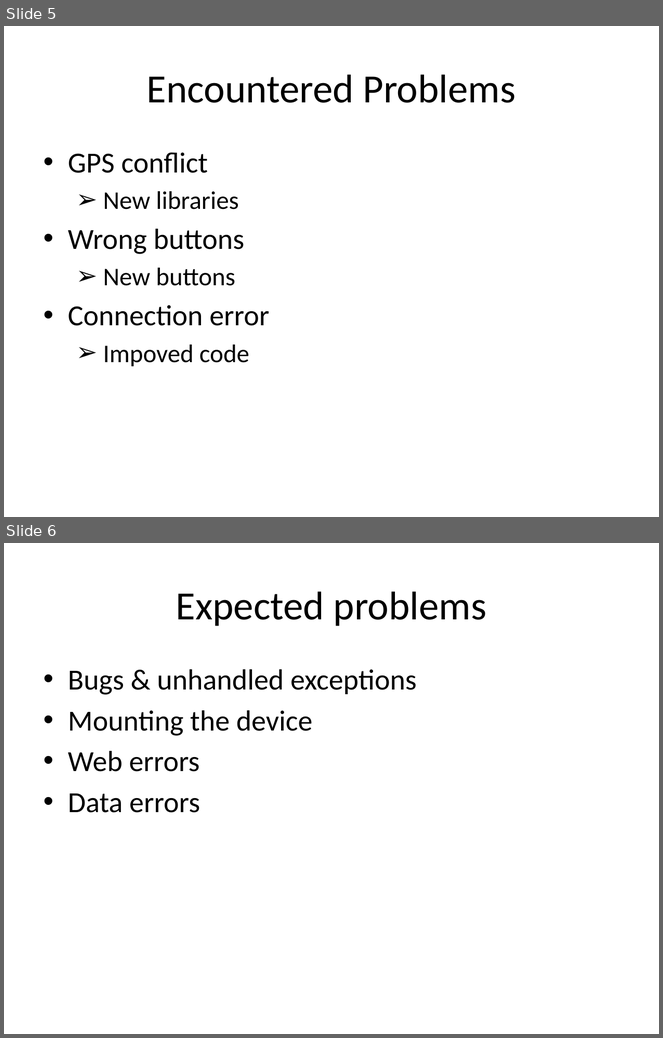
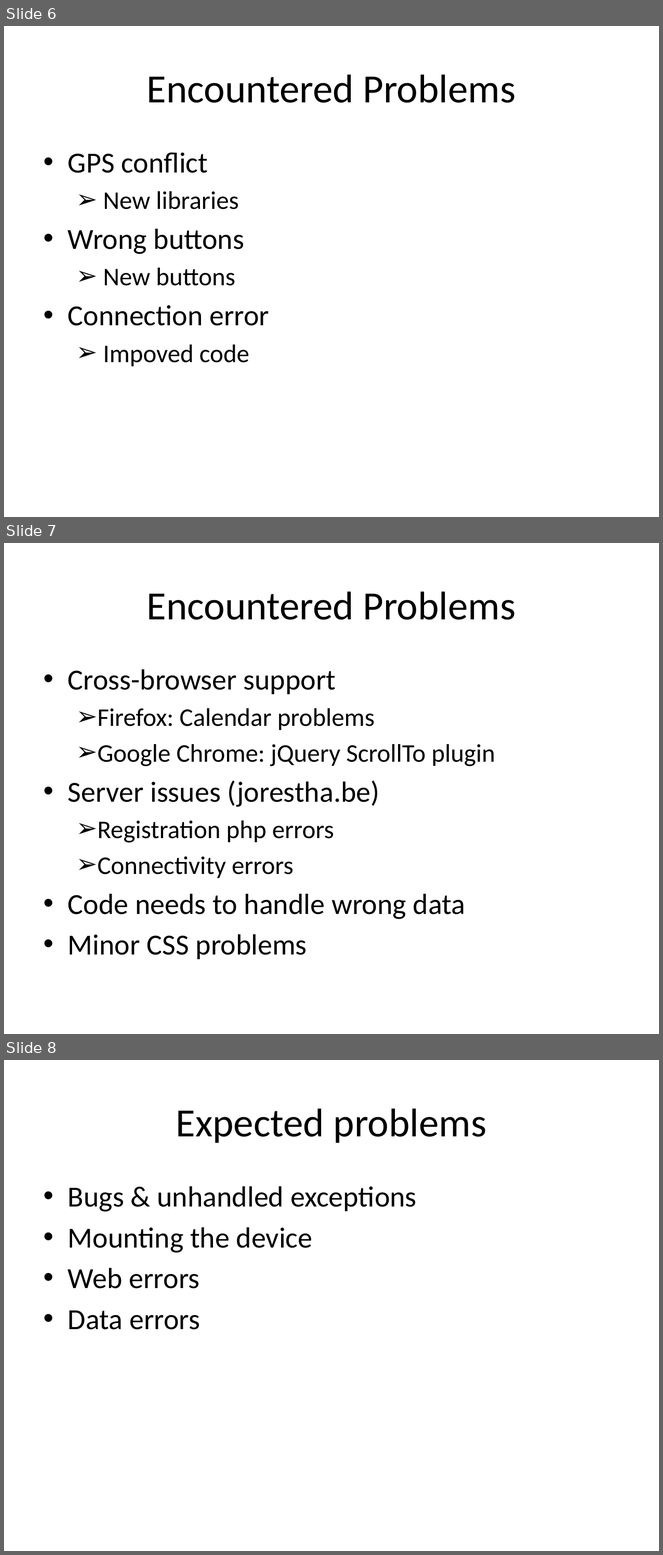
Before and after one commit to po3-cwa3/po3-progress-report, a slide deck: Intermediate demo/Demo.pptx. Shown one above the other, each under a label of ours: slides 5 and 6 before the commit, slides 6, 7 and 8 after it. The pictures are 663x1038 and 663x1555 pixels, drawn with LibreOffice and Linux fonts; fonts in the diff are those of the drawing. Boxes give left, top, right and bottom in pixels: in the first picture for what was removed or moved away, otherwise in the second. Text is boxed around its words. In the diff, an @@ line names an element or a change of style, - is before the commit and + after.

```diff
--- a/Intermediate demo/Demo.pptx
+++ b/Intermediate demo/Demo.pptx
@@ slide 7 added at (4, 543, 659, 1034), background #FFFFFF @@
@@ title added at (147, 591, 516, 620), 44 pt, text #000000 @@
+Encountered Problems
@@ text added at (68, 669, 495, 960), 28 pt, text #000000 @@
+• Cross-browser support
+  ➢ Firefox: Calendar problems
+  ➢ Google Chrome: jQuery ScrollTo plugin
+• Server issues (jorestha.be)
+  ➢ Registration php errors
+  ➢ Connectivity errors
+• Code needs to handle wrong data
+• Minor CSS problems
@@ what was slide 5 is now slide 6 @@
@@ what was slide 6 is now slide 8 @@
```
Also in this commit, not shown: 2 other slides added.
